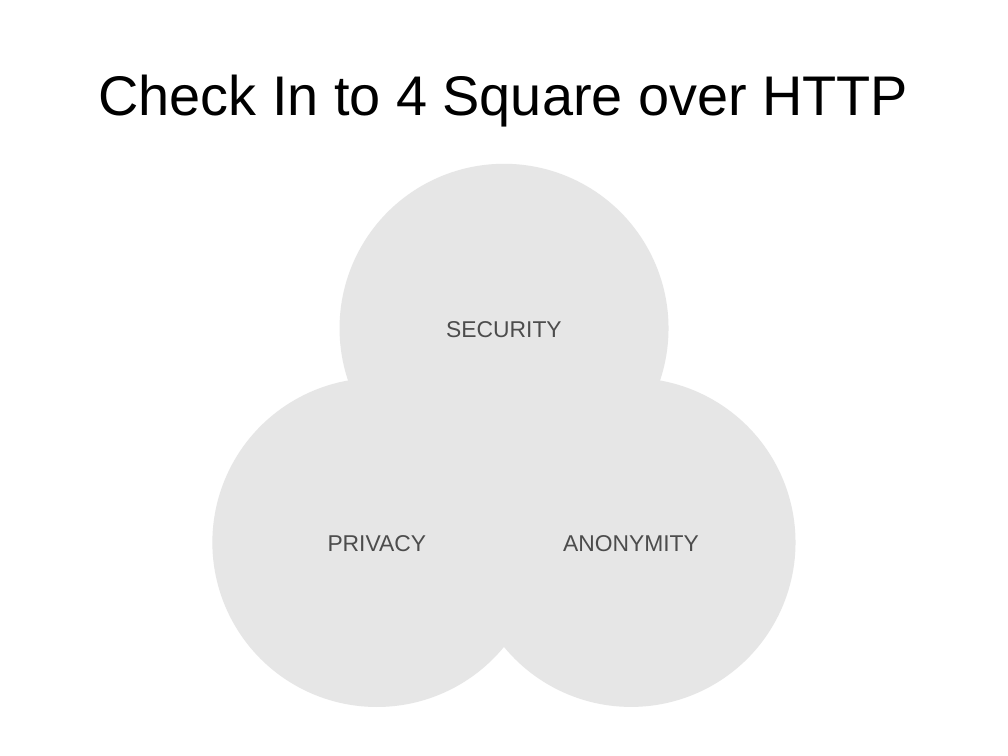
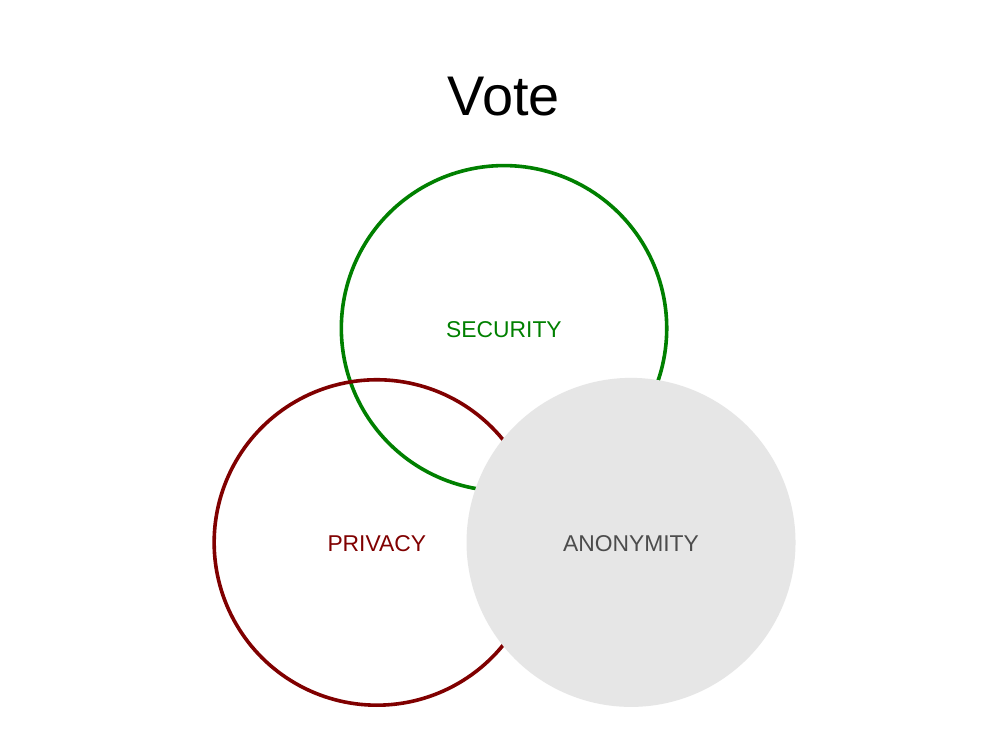
Before and after one commit to bendechrai/preso-security-privacy-anonymity, a slide deck: slide 4 of security-privacy-anonymity.odp (slide 12 before the commit). Drawn at 1008x756 pixels with LibreOffice and Linux fonts; fonts in the diff are those of the drawing. Boxes give left, top, right and bottom in pixels: in the first picture for what was removed or moved away, otherwise in the second. Text is boxed around its words. In the diff, an @@ line names an element or a change of style, - is before the commit and + after.

```diff
--- a/security-privacy-anonymity.odp
+++ b/security-privacy-anonymity.odp
@@ title at <box>448,76,560,116</box>: text changed @@
-Check In to 4 Square over HTTP
+Vote
@@ ellipse "SECURITY" at <box>341,166,667,491</box>: text colour #4C4C4C to #008000; fill #E6E6E6 to none; outline #E6E6E6 2.83 pt to #008000 2.83 pt @@
@@ ellipse "PRIVACY" at <box>214,380,540,705</box>: text colour #4C4C4C to #800000; fill #E6E6E6 to none; outline #E6E6E6 2.83 pt to #800000 2.83 pt @@
```
Also in this commit, not shown: 9 other slides changed, 15 slides added, 2 slides removed.
